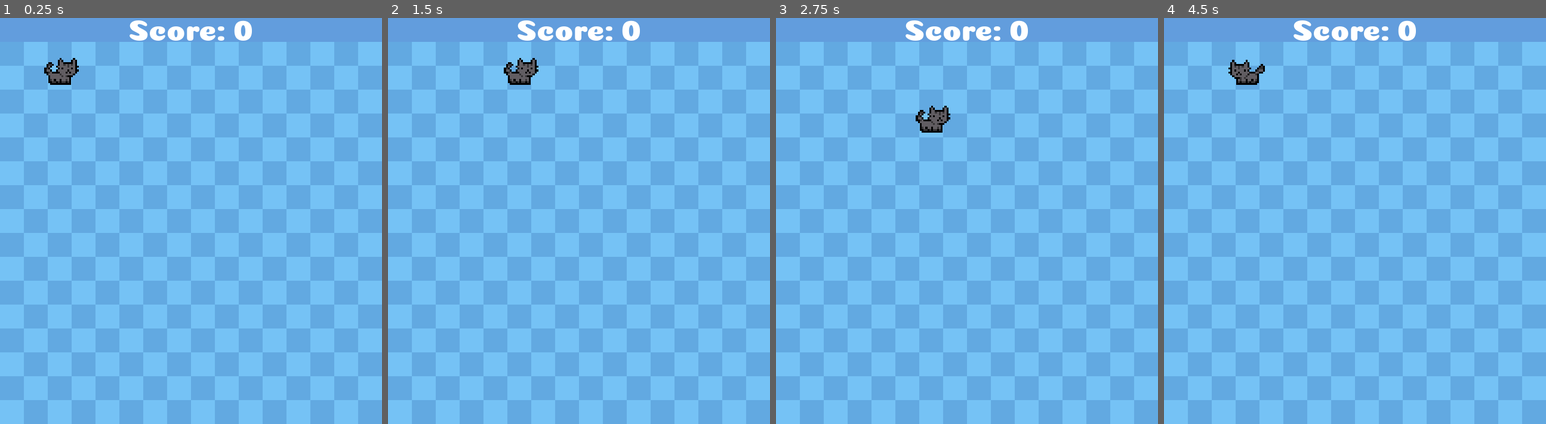
Above: before the commit, frames 1-4 (left to right).
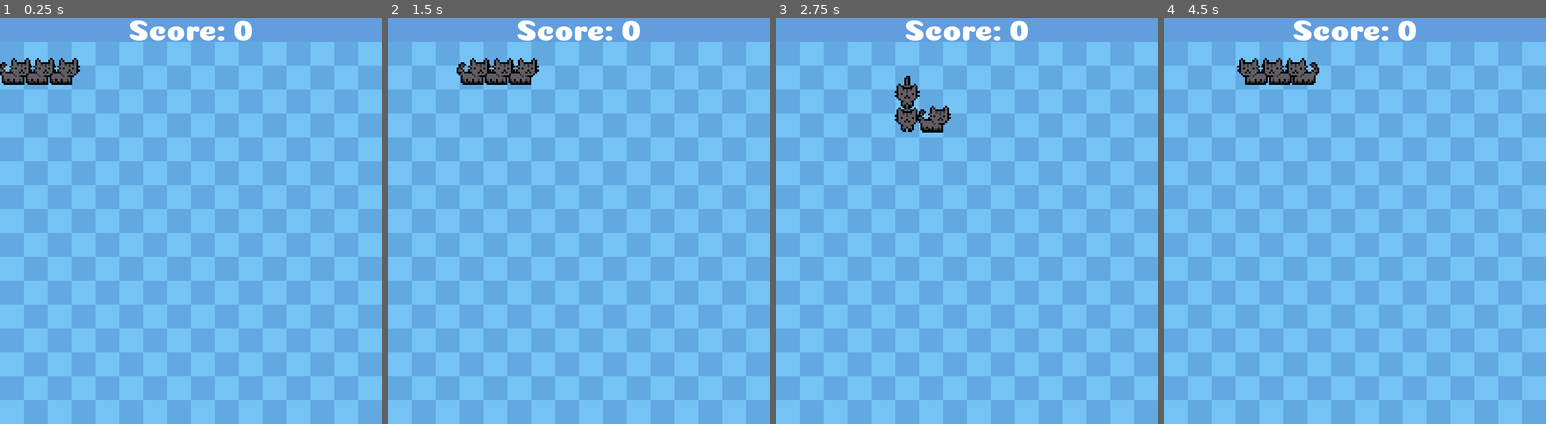
Above: after the commit, the same moments.

Repository: janicedtea/cat
Game: Godot game, scene res://main.tscn
Two runs of this game, one before a commit and one after it. Both use one fixed random seed, a clock stepped at 60 frames per second and the inputs below.
Inputs:
- Up to frame 1 (0.25 s): no input
- Up to frame 2 (1.5 s): tap Enter at 0.5 s; hold Right (ui_right) 0.53-1.28 s; tap Alt at 0.6 s; hold Down (ui_down) from 1.28 s (still down); tap Shift at 1.35 s
- Up to frame 3 (2.75 s): release Down (ui_down) at 2.03 s; hold Right (ui_right) from 2.03 s (still down); tap Alt at 2.1 s
- Up to frame 4 (4.5 s): release Right (ui_right) at 2.78 s; hold Up (ui_up) 2.78-3.53 s; tap Shift at 2.85, 4.35 s; hold Left (ui_left) from 3.53 s (still down); tap Alt at 3.6 s

The runs differ from the first frame. In frame 1, 0.8% of the frame differs, in the area x 0-21%, y 9-17%; in frame 2, 0.8%; in frame 3, 0.7%; in frame 4, 1.1%, in the area x 16-41%, y 9-17%.

Commit message:
player segments update direction

Diff:
--- /dev/null
+++ b/feesh.tscn
@@ -0,0 +1,6 @@
+[gd_scene load_steps=2 format=3 uid="uid://i2wmhfgpcgmg"]
+
+[ext_resource type="Texture2D" uid="uid://cxt318xqgc8sd" path="res://images/feesh.png" id="1_s72td"]
+
+[node name="feesh" type="Sprite2D"]
+texture = ExtResource("1_s72td")
--- a/main.gd
+++ b/main.gd
@@ -27,11 +27,12 @@
 
 	var start_pos = Vector2(2.5,2)
 
-	for i in range(1):
+	for i in range(3):
 		var segment = segment_scene.instantiate()
 		add_child(segment)
 
 		segment.position = (start_pos - Vector2(i,0)) * cell_size
+		segment.target_position = segment.position
 		segment.set_direction(direction)
 
 		cat.append(segment)
@@ -40,13 +41,12 @@
 
 	#move it
 	for i in range(cat.size() - 1, 0, -1):
-		cat[i].position = cat[i - 1].position
 
-		var dir = (cat[i - 1].position - cat[i].position).sign()
-		cat[i].set_direction(dir)
+		cat[i].target_position = cat[i - 1].position
+		cat[i].set_direction(cat[i-1].direction)
 
 	#move first kitty
-	cat[0].position = new_head_pos
+	cat[0].target_position = new_head_pos
 	cat[0].set_direction(direction)
 
 func _input(event):
--- a/player_segment.gd
+++ b/player_segment.gd
@@ -2,10 +2,14 @@
 @onready var anim = $Sprite2D/AnimationPlayer
 
 var direction := Vector2.RIGHT
+var target_position: Vector2
+var move_speed := 12.0
+
 
 func set_direction(dir: Vector2):
 	direction = dir
 	update_animation()
+	anim.seek(0)
 
 func update_animation():
 	if direction == Vector2.UP:
@@ -24,4 +28,4 @@
 
 # Called every frame. 'delta' is the elapsed time since the previous frame.
 func _process(delta: float) -> void:
-	pass
+	position = position.lerp(target_position, move_speed * delta)
--- a/player_segment.tscn
+++ b/player_segment.tscn
@@ -78,10 +78,10 @@
 tracks/0/interp = 1
 tracks/0/loop_wrap = true
 tracks/0/keys = {
-"times": PackedFloat32Array(0, 0.5, 1, 1.5),
-"transitions": PackedFloat32Array(1, 1, 1, 1),
+"times": PackedFloat32Array(0, 0.5, 1),
+"transitions": PackedFloat32Array(1, 1, 1),
 "update": 1,
-"values": [8, 9, 10, 11]
+"values": [8, 9, 10]
 }
 
 [sub_resource type="AnimationLibrary" id="AnimationLibrary_du7cs"]
@@ -97,6 +97,7 @@
 script = ExtResource("1_apjpm")
 
 [node name="Sprite2D" type="Sprite2D" parent="."]
+position = Vector2(2, 0)
 scale = Vector2(0.1, 0.1)
 texture = ExtResource("1_ocp0n")
 hframes = 2
Binary file removed: background.png
Not shown, removed: images/New Piskel-1.png (23).png.import
Renamed: images/New Piskel-1.png (23).png -> images/feesh.png
Not shown, changed: images/feesh.png.import
